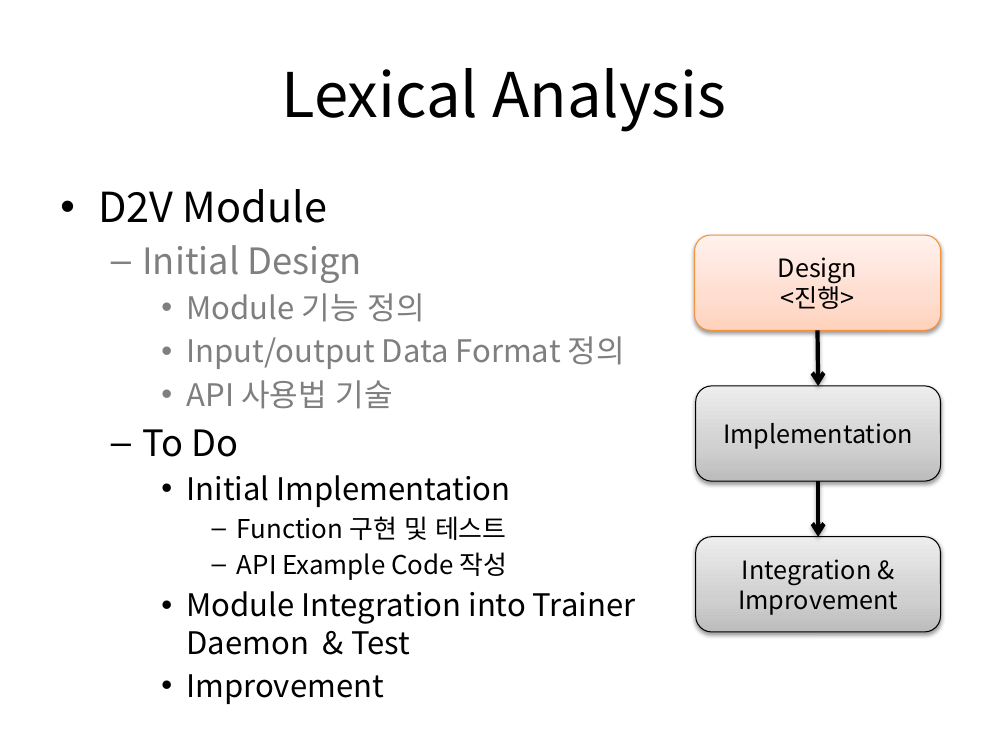
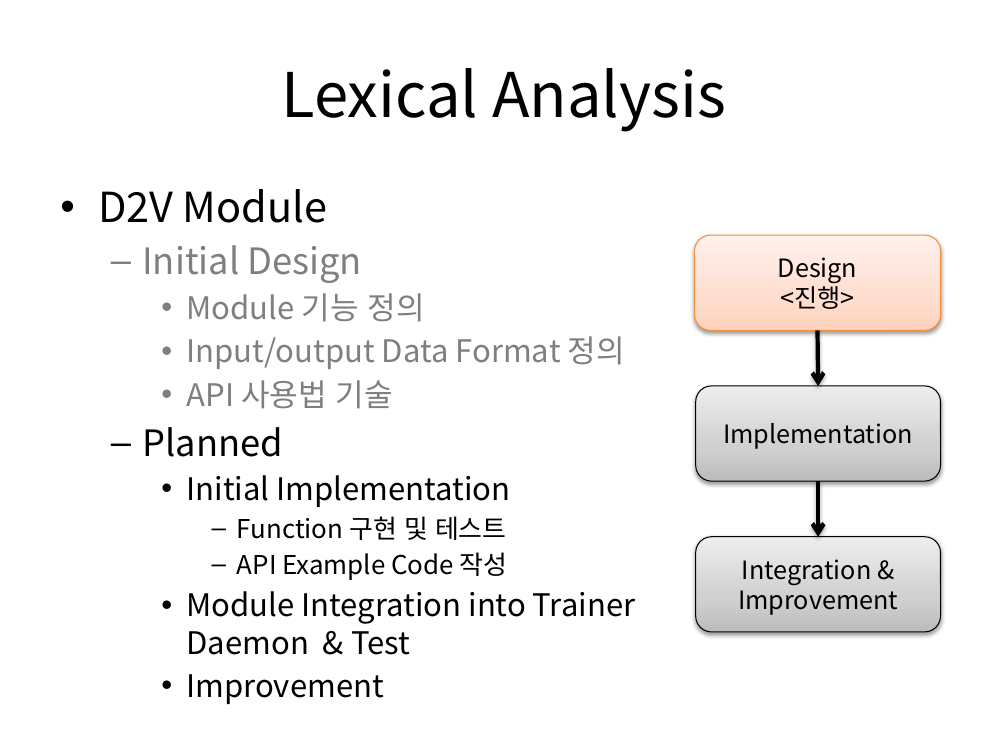
Before and after one commit to in1004kyu/news_recommend, a slide deck: slide 2 of Documents/ProgressUpdate_Lexical+Analysis.pptx. Drawn at 1008x756 pixels with LibreOffice and Linux fonts; fonts in the diff are those of the drawing. Boxes give left, top, right and bottom in pixels: in the first picture for what was removed or moved away, otherwise in the second. Text is boxed around its words. In the diff, an @@ line names an element or a change of style, - is before the commit and + after.

Commit message:
Polished version of Lexical Analysis Progress Update

```diff
--- a/Documents/ProgressUpdate_Lexical+Analysis.pptx
+++ b/Documents/ProgressUpdate_Lexical+Analysis.pptx
@@ text at [142, 427, 283, 457]: text changed @@
-  – To Do
+  – Planned
```
Also in this commit, not shown: 2 other slides changed.
